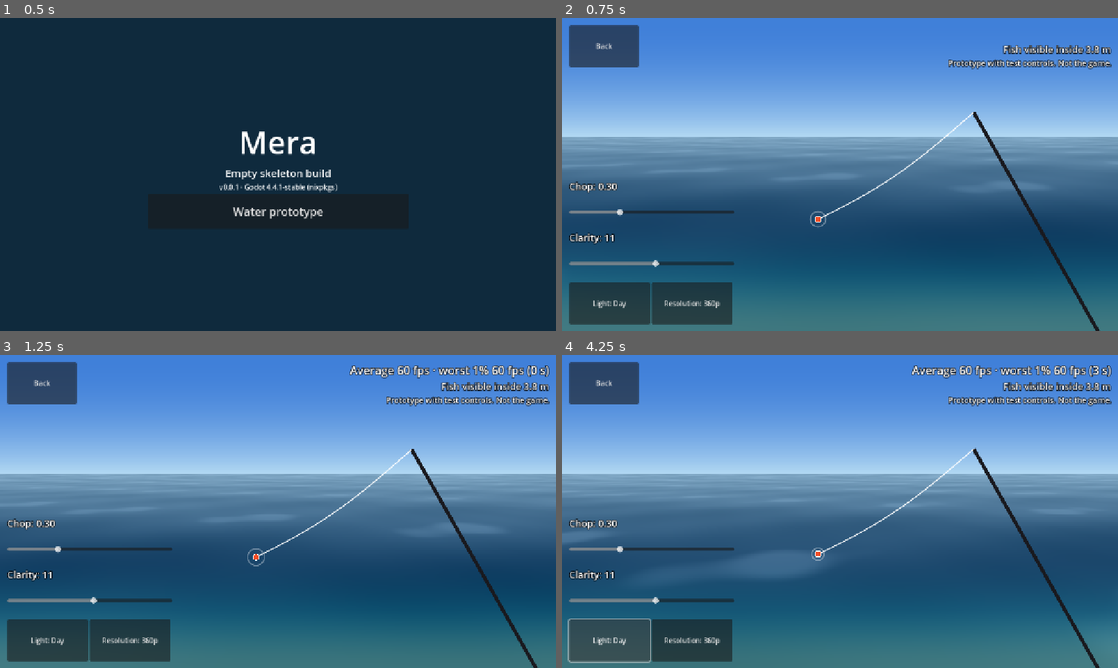
Above: before the commit, frames 1-4 (two rows, left to right).
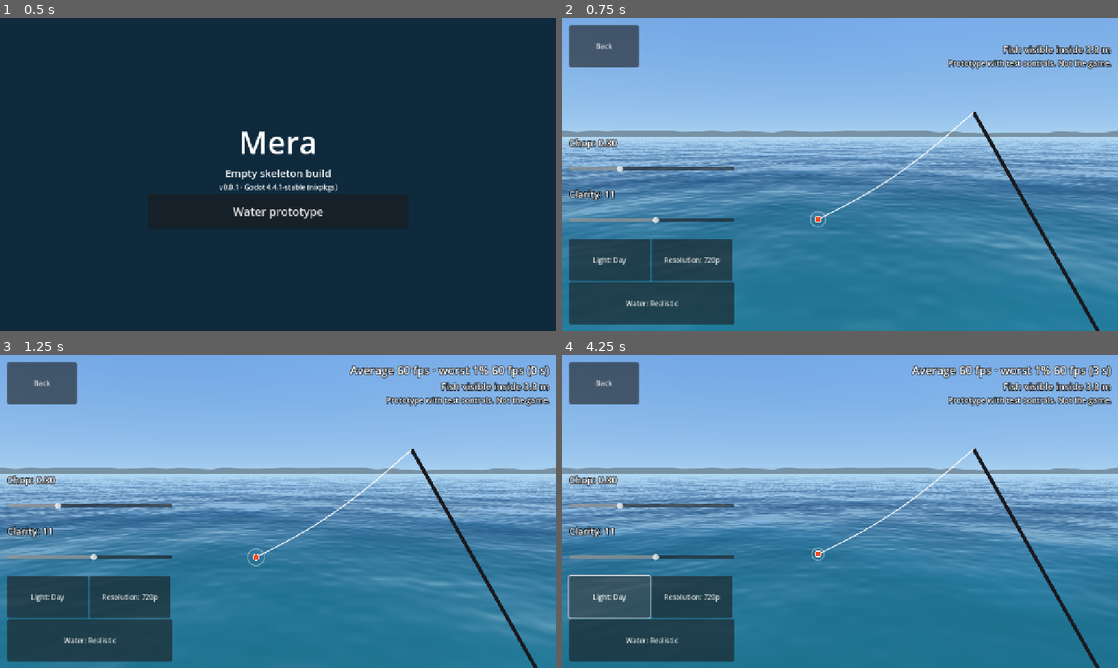
Above: after the commit, the same moments.

Repository: nextlevelcorp/mera
Game: Godot game, scene res://scenes/main.tscn
The game is run twice, just before and just after one commit, with the same random seed, the same clock (stepped at 60 frames per second) and the same inputs.
Inputs:
- Up to frame 1 (0.5 s): no input
- Up to frame 2 (0.75 s): click "Water prototype" at 0.5 s
- Up to frame 3 (1.25 s): no input
- Up to frame 4 (4.25 s): click "Light: Day" at 1.25 s; click "Light: Evening" at 2 s; click "Light: Night" at 2.75 s; click "Light: Dawn" at 3.5 s

Frame 1 is identical in both runs. In frame 2, 77% of the frame differs, in the area x 0-100%, y 0-100%; in frame 3, 75%; in frame 4, 72%.

Commit message:
Add realistic water shader to the prototype and record phone measurements
- water_realistic.gdshader: ray-cast sea plane, directional waves with
  normals, Fresnel sky reflection, sun and moon glitter, whitecaps,
  haze, generic far shore; default at 720p with a switch to the basic water
- design_direction.md: first measurements on the two test phones and the
  owner's feedback; art direction for the water revised

Co-Authored-By: Claude Fable 5.2 <noreply@anthropic.com>
Claude-Session: https://claude.ai/code/session_01HLtjWApGQCFy1cydAc4iD1

Diff:
--- a/game/locale/translations.csv
+++ b/game/locale/translations.csv
@@ -15,3 +15,6 @@
 SLOT_DAY,Day,Gündüz,Día
 SLOT_EVENING,Evening,Akşam,Atardecer
 SLOT_NIGHT,Night,Gece,Noche
+PROTO_STYLE,Water,Su,Agua
+STYLE_REALISTIC,Realistic,Gerçekçi,Realista
+STYLE_BASIC,Basic,Basit,Básico
--- a/game/scenes/water_prototype/water_prototype.gd
+++ b/game/scenes/water_prototype/water_prototype.gd
@@ -3,7 +3,10 @@
 ## scene with on-screen controls so the water can be judged and its frame rate
 ## measured on a phone. To be removed or moved behind the debug menu before 0.1.
 
-const WATER_SHADER := preload("res://scenes/water_prototype/water.gdshader")
+const WATER_SHADERS := {
+	"realistic": preload("res://scenes/water_prototype/water_realistic.gdshader"),
+	"basic": preload("res://scenes/water_prototype/water.gdshader"),
+}
 const MAIN_SCENE := "res://scenes/main.tscn"
 const SLOTS: Array[String] = ["dawn", "day", "evening", "night"]
 const HORIZON := 0.38
@@ -13,11 +16,19 @@
 	"evening": [Color(0.2, 0.2, 0.42), Color(0.98, 0.55, 0.3), Color(0.06, 0.12, 0.22), Color(0.2, 0.28, 0.35)],
 	"night": [Color(0.02, 0.03, 0.08), Color(0.08, 0.1, 0.18), Color(0.01, 0.03, 0.06), Color(0.03, 0.07, 0.1)],
 }
+## Sun or moon per slot: direction (x right, y up, z away from the angler) and colour.
+const SUNS := {
+	"dawn": [Vector3(0.3, 0.12, 1.0), Color(1.0, 0.72, 0.5)],
+	"day": [Vector3(0.2, 0.75, 0.6), Color(1.0, 0.96, 0.88)],
+	"evening": [Vector3(-0.25, 0.10, 1.0), Color(1.0, 0.55, 0.3)],
+	"night": [Vector3(0.15, 0.45, 0.9), Color(0.35, 0.4, 0.55)],
+}
 
 var chop := 0.3
 var clarity := 11.0
 var slot_index := 1
-var low_res := true
+var low_res := false
+var realistic := true
 
 var _k: Dictionary
 var _material: ShaderMaterial
@@ -30,6 +41,7 @@
 var _clarity_label: Label
 var _slot_button: Button
 var _res_button: Button
+var _style_button: Button
 var _since_label_update := 0.0
 var _time := 0.0
 
@@ -41,6 +53,7 @@
 	_build_overlay()
 	_build_controls()
 	add_child(DeviceGuard.new())
+	resized.connect(_apply)
 	_apply()
 
 
@@ -76,7 +89,7 @@
 	var rect := ColorRect.new()
 	rect.set_anchors_preset(Control.PRESET_FULL_RECT)
 	_material = ShaderMaterial.new()
-	_material.shader = WATER_SHADER
+	_material.shader = WATER_SHADERS["realistic"]
 	_material.set_shader_parameter("horizon", HORIZON)
 	rect.material = _material
 	viewport.add_child(rect)
@@ -156,6 +169,10 @@
 		low_res = not low_res
 		_stats.reset()
 		_apply())
+	_style_button = _button(panel, func() -> void:
+		realistic = not realistic
+		_stats.reset()
+		_apply())
 
 
 func _label(parent: Node, font_size: int) -> Label:
@@ -189,6 +206,12 @@
 func _apply() -> void:
 	var env := environment()
 	var palette: Array = PALETTES[SLOTS[slot_index]]
+	var sun: Array = SUNS[SLOTS[slot_index]]
+	_material.shader = WATER_SHADERS["realistic" if realistic else "basic"]
+	_material.set_shader_parameter("sun_dir", (sun[0] as Vector3).normalized())
+	_material.set_shader_parameter("sun_color", sun[1])
+	_material.set_shader_parameter("aspect", size.x / maxf(size.y, 1.0))
+	_material.set_shader_parameter("horizon", HORIZON)
 	_material.set_shader_parameter("chop", chop)
 	_material.set_shader_parameter("visibility", env["visibility"])
 	_material.set_shader_parameter("light", env["light"])
@@ -201,4 +224,5 @@
 	_clarity_label.text = "%s: %d" % [tr("PROTO_CLARITY"), int(clarity)]
 	_slot_button.text = "%s: %s" % [tr("PROTO_LIGHT"), tr("SLOT_%s" % SLOTS[slot_index].to_upper())]
 	_res_button.text = "%s: %s" % [tr("PROTO_RES"), "360p" if low_res else "720p"]
+	_style_button.text = "%s: %s" % [tr("PROTO_STYLE"), tr("STYLE_REALISTIC") if realistic else tr("STYLE_BASIC")]
 	_visible_label.text = tr("PROTO_VISIBLE") % env["visible_at_m"]
--- /dev/null
+++ b/game/scenes/water_prototype/water_realistic.gdshader
@@ -0,0 +1,109 @@
+shader_type canvas_item;
+// Prototype water, "realistic" variant. A camera ray is cast onto a flat sea,
+// a sum of directional waves gives height and slope, and the colour comes
+// from Fresnel reflection of the sky, the water body and a sun or moon
+// highlight. Driven by the same three simulation values as the basic shader:
+// chop (0..1), visibility (0..1) and light (0..1).
+
+uniform float chop = 0.3;
+uniform float visibility = 0.5;
+uniform float light = 1.0;
+uniform float horizon = 0.38;
+uniform float aspect = 1.7778;
+uniform vec3 sky_top : source_color = vec3(0.25, 0.5, 0.85);
+uniform vec3 sky_horizon : source_color = vec3(0.7, 0.85, 0.95);
+uniform vec3 water_deep : source_color = vec3(0.03, 0.2, 0.35);
+uniform vec3 water_shallow : source_color = vec3(0.1, 0.45, 0.55);
+uniform vec3 bottom_color : source_color = vec3(0.55, 0.5, 0.38);
+uniform vec3 sun_color : source_color = vec3(1.0, 0.95, 0.85);
+uniform vec3 sun_dir = vec3(0.2, 0.75, 0.6);
+
+const float CAM_HEIGHT = 2.2;
+const float FOV = 0.9;
+
+float hash(vec2 p) {
+	return fract(sin(dot(p, vec2(127.1, 311.7))) * 43758.5453);
+}
+
+float noise(vec2 p) {
+	vec2 i = floor(p);
+	vec2 f = fract(p);
+	f = f * f * (3.0 - 2.0 * f);
+	return mix(mix(hash(i), hash(i + vec2(1.0, 0.0)), f.x),
+			mix(hash(i + vec2(0.0, 1.0)), hash(i + vec2(1.0, 1.0)), f.x), f.y);
+}
+
+// One directional wave with sharpened crests. Adds height and slope.
+void add_wave(vec2 p, vec2 dir, float k, float speed, float a, float sharp, inout float h, inout vec2 slope) {
+	float phase = dot(p, dir) * k + TIME * speed;
+	float s = max(0.5 + 0.5 * sin(phase), 0.0001);
+	h += a * (pow(s, sharp) * 2.0 - 1.0);
+	slope += dir * (a * sharp * pow(s, sharp - 1.0) * cos(phase) * k);
+}
+
+vec3 sky_color(vec3 d) {
+	float up = clamp(d.y, 0.0, 1.0);
+	vec3 c = mix(sky_horizon, sky_top, pow(up, 0.5));
+	float s = max(dot(d, sun_dir), 0.0);
+	// A small disc, a tight halo and a wide soft glow.
+	c += sun_color * (smoothstep(0.9993, 0.9997, s) * 3.0 + pow(s, 300.0) * 0.6 + pow(s, 12.0) * 0.18);
+	return c;
+}
+
+void fragment() {
+	vec2 uv = UV;
+	vec3 ray = normalize(vec3((uv.x - 0.5) * aspect * FOV, (horizon - uv.y) * FOV, 1.0));
+	if (ray.y >= 0.0) {
+		vec3 c = sky_color(ray);
+		// A hazy far shore on the horizon (generic, not a real skyline).
+		float above = horizon - uv.y;
+		float ridge = 0.010 + 0.022 * noise(vec2(uv.x * 5.0, 3.0)) + 0.007 * noise(vec2(uv.x * 37.0, 7.0));
+		float land = 1.0 - smoothstep(ridge - 0.003, ridge, above);
+		c = mix(c, sky_horizon * 0.62, land * 0.85);
+		COLOR = vec4(c, 1.0);
+	} else {
+		float dist = CAM_HEIGHT / -ray.y;
+		vec2 p = ray.xz * dist;
+
+		float amp = 0.05 + 0.30 * chop;
+		float sharp = 1.0 + 1.5 * chop;
+		float h = 0.0;
+		vec2 slope = vec2(0.0);
+		add_wave(p, normalize(vec2(0.25, 1.0)), 0.35, 0.9, amp, sharp, h, slope);
+		add_wave(p, normalize(vec2(-0.5, 1.0)), 0.62, 1.2, amp * 0.6, sharp, h, slope);
+		add_wave(p, normalize(vec2(0.8, 0.6)), 1.1, 1.7, amp * 0.35, sharp, h, slope);
+		add_wave(p, normalize(vec2(-0.9, 0.35)), 1.9, 2.3, amp * 0.22, 1.0, h, slope);
+		add_wave(p, normalize(vec2(0.1, 1.0)), 3.3, 3.1, amp * 0.12 * (0.3 + chop), 1.0, h, slope);
+		// Small wind ripples from noise.
+		vec2 q = p * 3.0 + vec2(TIME * 0.6, TIME * 0.4);
+		float n0 = noise(q);
+		slope += vec2(noise(q + vec2(0.15, 0.0)) - n0, noise(q + vec2(0.0, 0.15)) - n0) / 0.15 * (0.05 + 0.12 * chop);
+
+		// Far water is seen at a grazing angle: flatten the detail there.
+		float lod = 1.0 / (1.0 + dist * 0.04);
+		vec3 n = normalize(vec3(-slope.x * lod, 1.0, -slope.y * lod));
+		vec3 view = -ray;
+		float fresnel = 0.02 + 0.98 * pow(1.0 - max(dot(n, view), 0.0), 5.0);
+		vec3 refl_dir = reflect(ray, n);
+		refl_dir.y = abs(refl_dir.y);
+		vec3 reflection = sky_color(refl_dir);
+
+		vec3 body = mix(water_shallow, water_deep, smoothstep(2.0, 25.0, dist));
+		// Clear, bright water shows the bottom close to the angler.
+		float bottom = (1.0 - smoothstep(1.0, 1.5 + 9.0 * visibility, dist)) * visibility;
+		body = mix(body, bottom_color * (0.55 + 0.45 * light), bottom * 0.75);
+		// Light through the crests.
+		body += water_shallow * max(h, 0.0) * 0.6;
+
+		vec3 col = mix(body, reflection, fresnel);
+
+		// Whitecaps on the crests when it blows.
+		float crest = h / (2.3 * amp) + (noise(p * 2.5 + TIME * 0.3) - 0.5) * 0.5;
+		float foam = smoothstep(0.55, 0.85, crest) * smoothstep(0.4, 1.0, chop);
+		col = mix(col, vec3(0.95, 0.97, 1.0) * (0.25 + 0.75 * light), foam * 0.85);
+
+		// Haze towards the horizon.
+		col = mix(col, sky_horizon, smoothstep(30.0, 400.0, dist) * 0.6);
+		COLOR = vec4(col, 1.0);
+	}
+}
Not shown, added: game/scenes/water_prototype/water_realistic.gdshader.uid
Not shown, changed: docs/changelog.md
Not shown, changed: docs/design_direction.md
Not shown, changed: docs/project_status.md
